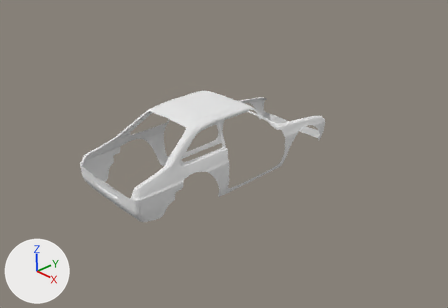
A saved change to the Blender file FordEscort.blend.
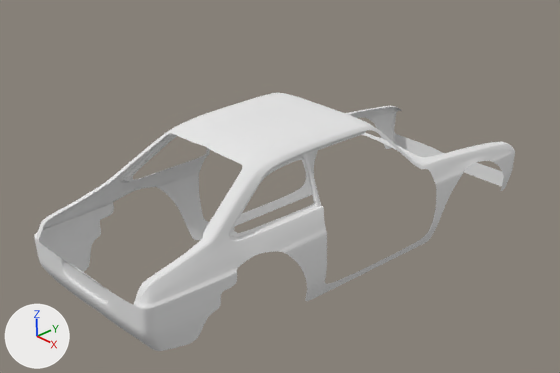
Each version is shown from the file's camera 'Camera', then close up on the part from 14% to 78% of the width and 14% to 76% of the height. Arrows for +X, +Y and +Z are at lower left; the lights stay in place.

Script lines for the objects in view, before the commit:
```python
me_plane_006 = bpy.data.meshes.new('Plane.006')
me_plane_006.from_pydata(...)  # 501 vertices, 408 faces, 1 loose edge; spans x 0.0..1.05, y -2.1..3.19, z -2.25..-0.61
me_plane_006.polygons.foreach_set('use_smooth', [True] * 408)
me_plane_006.materials.append(mat_material)  # white #e7e7e7
me_plane_009 = bpy.data.meshes.new('Plane.009')
me_plane_009.from_pydata(...)  # 28 vertices, 26 faces; spans x -5.4..5.64, y 2.43..4.87, z -2.56..-2.13
me_plane_009.polygons.foreach_set('use_smooth', [True] * 26)
me_plane_012 = bpy.data.meshes.new('Plane.012')
me_plane_012.from_pydata(...)  # 64 vertices, 49 faces; spans x 0.0..0.84, y 1.68..3.19, z -1.54..-1.24
me_plane_012.polygons.foreach_set('use_smooth', [True] * 49)
me_plane_012.materials.append(mat_material)  # white #e7e7e7
ob_caisse = bpy.data.objects.new('Caisse', me_plane_006)
ob_caisse.location = (0.0, -2.15, 1.202)
_m = ob_caisse.modifiers.new('Subsurf', 'SUBSURF')
_m.levels = 3
_m = ob_caisse.modifiers.new('Mirror', 'MIRROR')
_m.use_clip = True
_m.merge_threshold = 0.146
ob_capot = bpy.data.objects.new('Capot', me_plane_012)
ob_capot.location = (0.0, -2.15, 1.202)
_m = ob_capot.modifiers.new('Subsurf', 'SUBSURF')
_m.levels = 5
_m = ob_capot.modifiers.new('Mirror', 'MIRROR')
_m.use_clip = True
_m.merge_threshold = 0.146
ob_capot.hide_viewport = True
ob_plane_001 = bpy.data.objects.new('Plane.001', me_plane_009)
ob_plane_001.location = (1.08, -2.461, 0.167)
ob_plane_001.rotation_euler = (1.571, 0.0, 1.571)  # degrees (90, 0, 90)
ob_plane_001.scale = (0.0631, 0.0631, 0.0631)
_m = ob_plane_001.modifiers.new('Subsurf', 'SUBSURF')
_m.levels = 3
ob_plane_001.hide_viewport = True
```
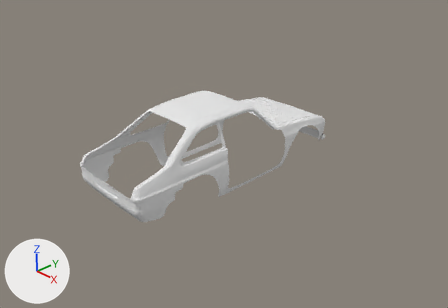
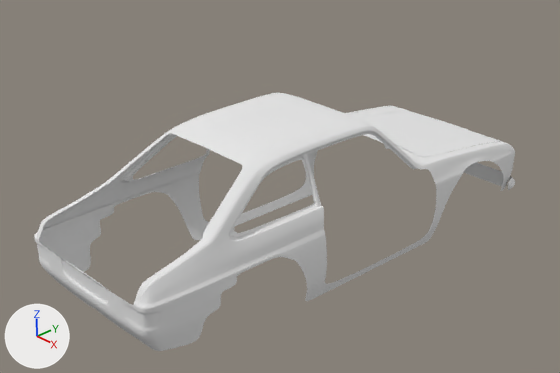
The change in detail:
me_plane_006 is used by ob_caisse; location (0.0, -2.15, 1.202).
me_plane_006 had 501 vertices, 408 faces, 1 loose edge and spanned x 0.0..1.05, y -2.1..3.19, z -2.25..-0.61.
me_plane_006 now has 576 vertices, 481 faces, 1 loose edge and spans x 0.0..1.05, y -2.1..3.19, z -2.25..-0.61.
me_plane_006 part 1: 19 vertices moved from x 0.97..1.04, y -1.31..0.01, z -1.5..-1.34 to x 0.96..1.02, y -1.31..0.0, z -1.54..-1.36; 15 vertices removed from x 0.81..1.04, y -2.09..-0.56, z -1.71..-1.4; 78 vertices added at x 0.0..1.05, y -2.1..-0.44, z -1.98..-1.46.
me_plane_006 part 2: 1 vertex removed from x 0.86, y 1.23, z -1.03; 13 vertices added at x 0.74..0.93, y 0.92..1.43, z -1.28..-0.75.
Object 'Plane.001' (ob_plane_001) is now shown.
Object 'Capot' (ob_capot) is now shown.

What differs and where, as boxes [x1, y1, x2, y2] in the close-ups (560 x 373 px):
'Capot', shown: after [350, 107, 502, 157]
'Plane.001', shown: after [507, 176, 515, 190]
part 1 of me_plane_006, built on: before [35, 163, 327, 338]; after [35, 164, 327, 351]
part 2 of me_plane_006, built on: before [380, 132, 415, 165]; after [363, 130, 418, 169]
